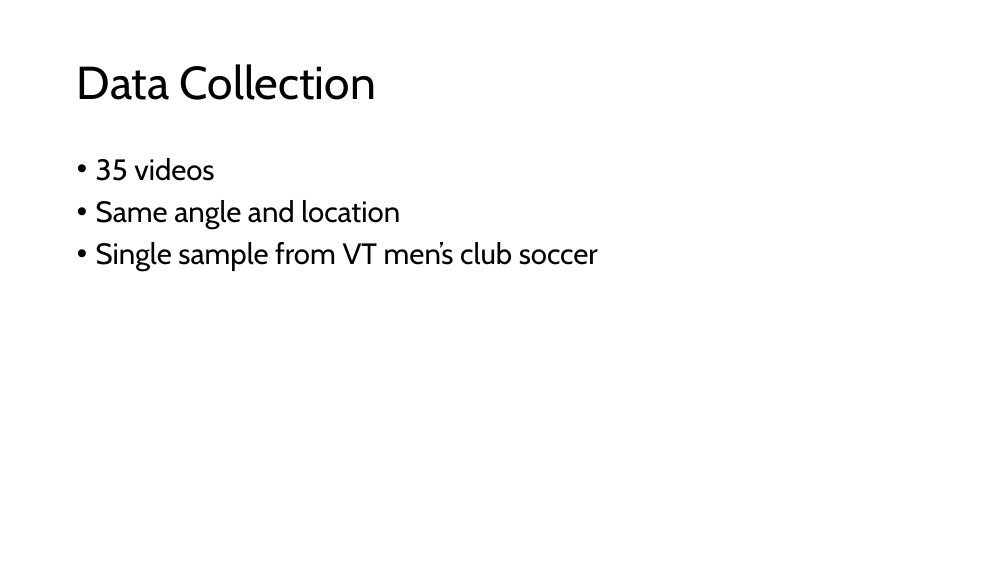
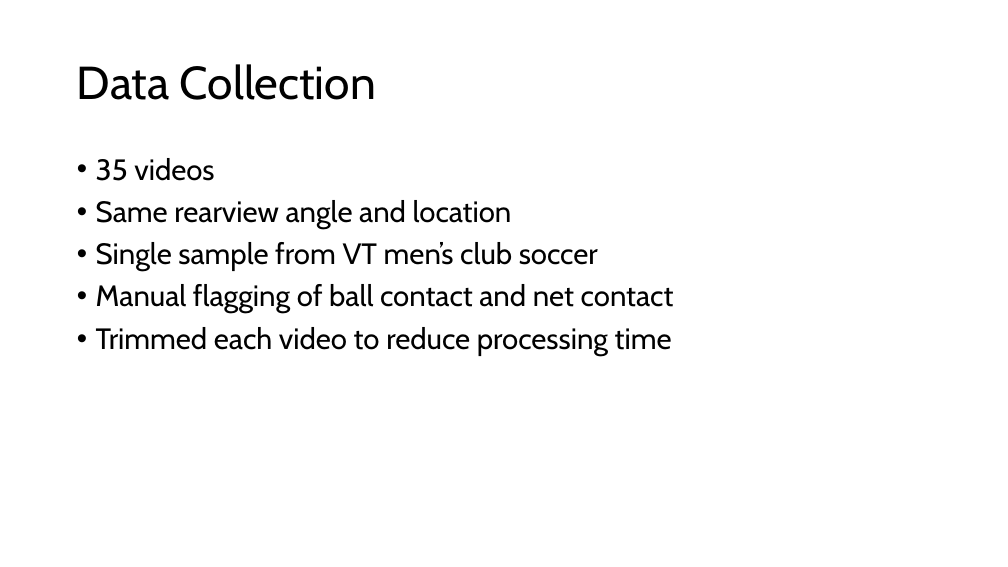
Before and after one commit to emmyregal/Soccer-Computer-Vision, a slide deck: slide 3 of Presentation.pptx (slide 2 before the commit). Drawn at 1008x567 pixels with LibreOffice and Linux fonts; fonts in the diff are those of the drawing. Boxes give left, top, right and bottom in pixels: in the first picture for what was removed or moved away, otherwise in the second. Text is boxed around its words. In the diff, an @@ line names an element or a change of style, - is before the commit and + after.

```diff
--- a/Presentation.pptx
+++ b/Presentation.pptx
@@ text at (96,200,512,229): text changed @@
-• Same angle and location
+• Same rearview angle and location
@@ text at (96,284,674,356): paragraphs added @@
+• Manual flagging of ball contact and net contact
+• Trimmed each video to reduce processing time
```
Also in this commit, not shown: 1 other slide changed, 2 slides added, 2 other files.
